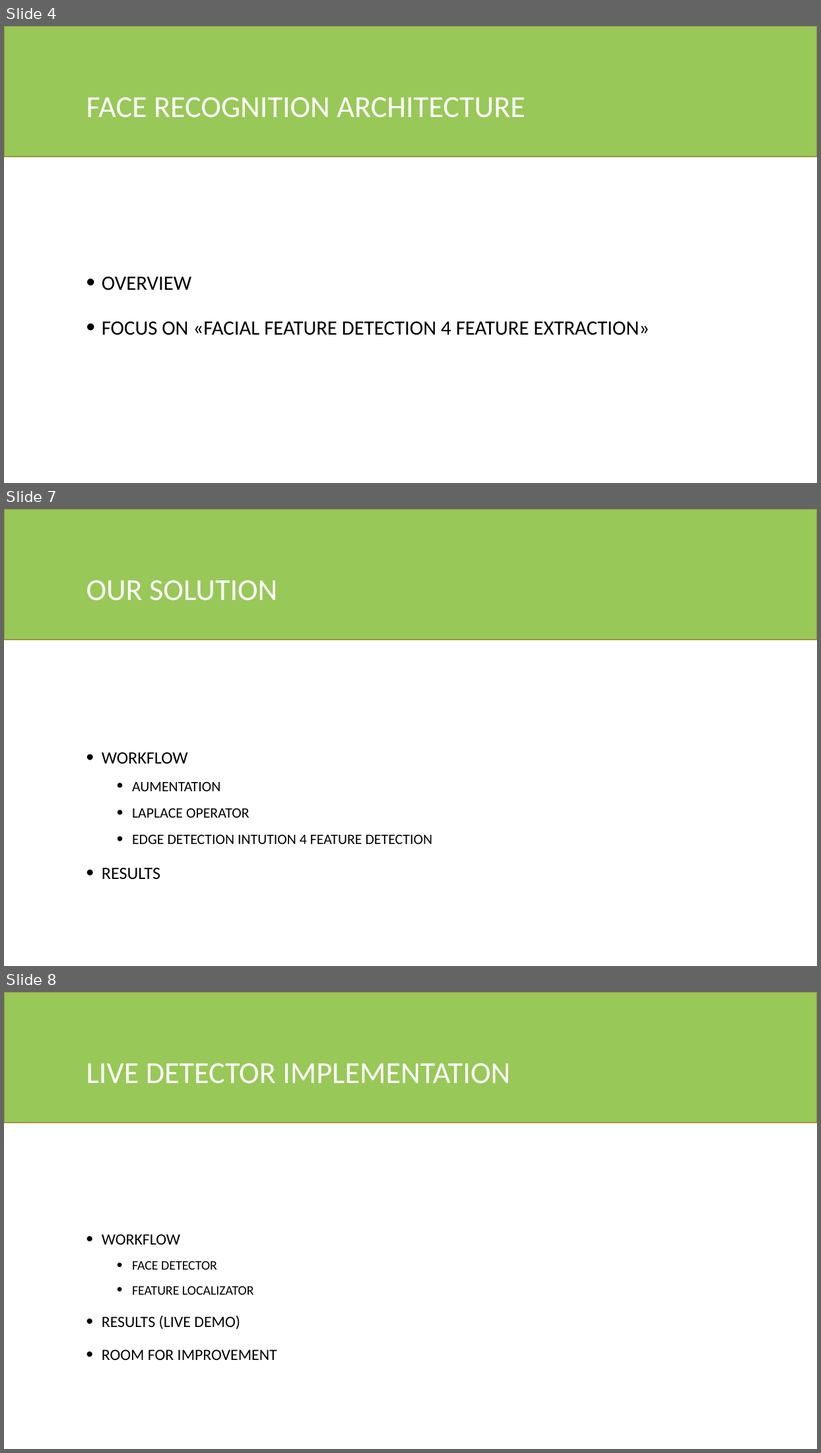
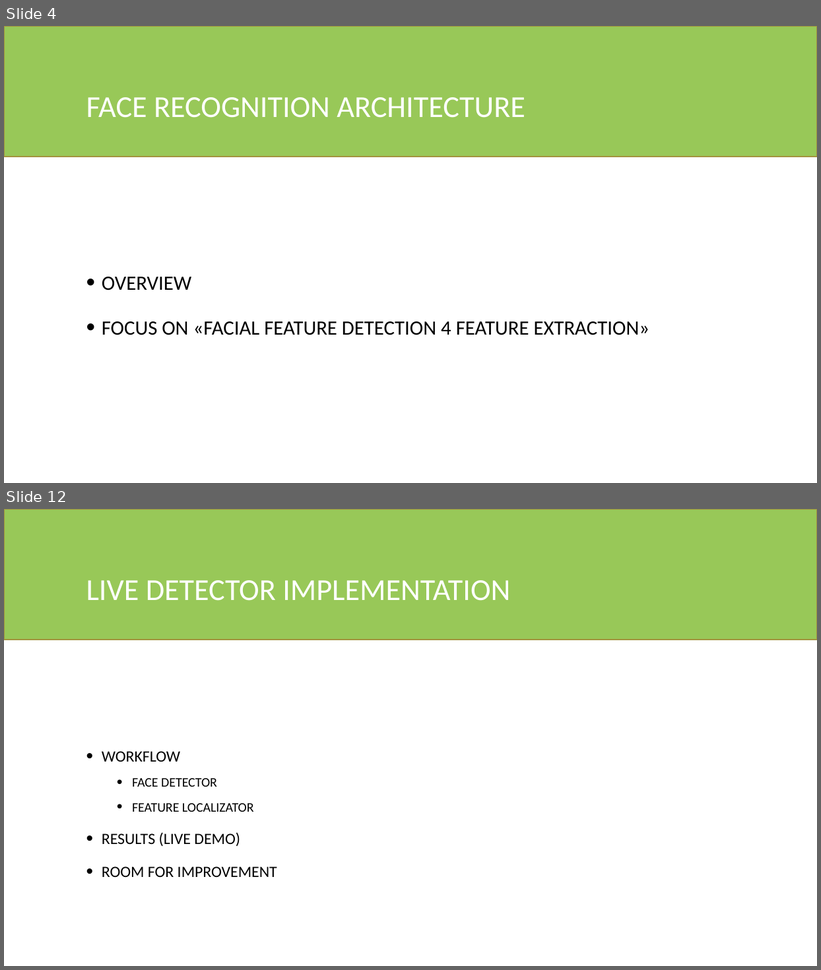
Before and after one commit to fedeloper/Biometrics2021, a slide deck: Facial Keypoints Detector.pptx. Shown one above the other, each under a label of ours: slides 4, 7 and 8 before the commit, slides 4 and 12 after it; the slides between them are not shown. The pictures are 821x1453 and 821x970 pixels, drawn with LibreOffice and Linux fonts; fonts in the diff are those of the drawing. Boxes give left, top, right and bottom in pixels: in the first picture for what was removed or moved away, otherwise in the second. Text is boxed around its words. In the diff, an @@ line names an element or a change of style, - is before the commit and + after.

```diff
--- a/Facial Keypoints Detector.pptx
+++ b/Facial Keypoints Detector.pptx
@@ slide 7 removed at [4, 509, 817, 966], background #FFFFFF @@
@@ rectangle removed at [4, 509, 817, 640] @@
@@ title removed at [86, 580, 277, 601] @@
-OUR SOLUTION
@@ text removed at [102, 753, 433, 879] @@
-• WORKFLOW
-  • AUMENTATION
-  • LAPLACE OPERATOR
-  • EDGE DETECTION INTUTION 4 FEATURE DETECTION
-• RESULTS
@@ what was slide 8 is now slide 12 @@
```
Also in this commit, not shown: 1 slide changed, 8 slides added, 3 other slides removed, 13 other files.
